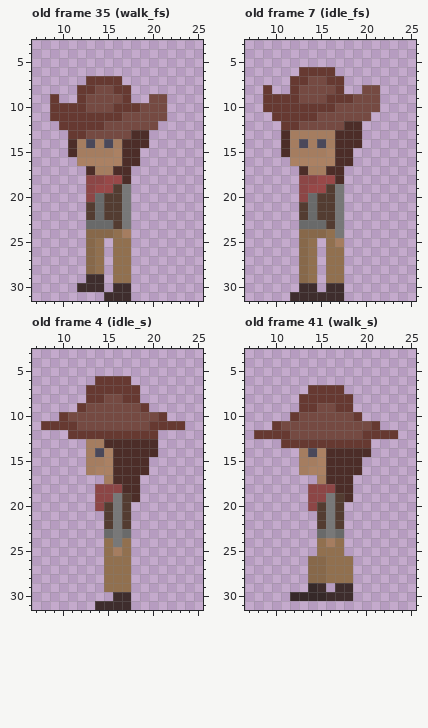
File history of a pixel-art file, COP4053/Assets/Art/Aesprites/cowboi_flipped.aseprite. The first picture shows the starting point.
32x32 pixels, 64 frames. Colours within 5 levels of each other are drawn and written as one. Shown: old frame 35 (walk_fs): x 7..25, y 3..31; old frame 7 (idle_fs): x 7..25, y 3..31; old frame 4 (idle_s): x 7..25, y 3..31; old frame 41 (walk_s): x 7..25, y 3..31. The commit also changed other frames, which this record leaves out.
After the commit:
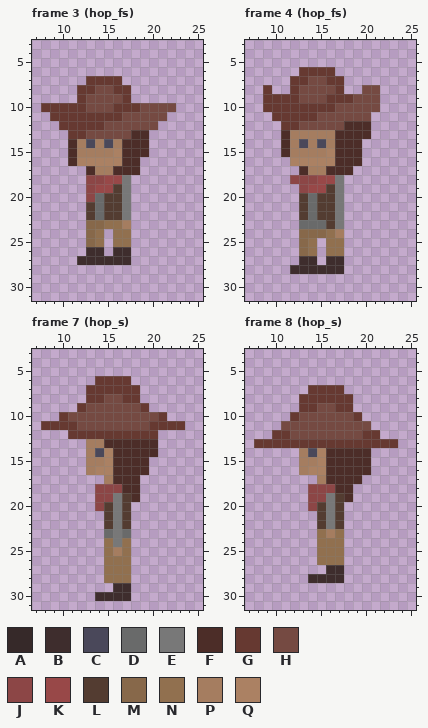
Palette (. is transparent): A #362929  B #3e2d2d  C #4a485a  D #696a6a  E #787878  F #4c2d28  G #663931  H #754a42  J #8c4646  K #984848  L #533c31  M #87684a  N #91704f  P #a57d60  Q #ab8163
A new or re-ordered frame is compared with the old frame closest to it.
The edit:
frames 64 -> 87
Frame 3 (hop_fs) is new; against old frame 35 (walk_fs), layers "Layer 2", "Layer 1":
y 9: x 9 G -> .; x 20..21 HH -> ..
y 10: x 8 . -> G; x 22 . -> H
y 15: x 19 . -> F
y 16: x 11 . -> F
y 17: x 18 . -> F
y 18: x 17 F -> E
y 23: x 13..17 DDDLE -> MMNNP
y 24: x 14..15 MM -> N.; x 17 P -> N
y 26: x 13..14 MN -> BB; x 16..17 NN -> BB
y 27: x 12..17 .MN.NN -> BBBBBB
y 28: x 13..14 MN -> ..; x 16..17 NN -> ..
y 29: x 13..14 BB -> ..; x 16..17 NN -> ..
y 30: x 12..14 BBB -> ...; x 16..17 BB -> ..
y 31: x 15..17 BBB -> ...
Frame 4 (hop_fs) is new; against old frame 7 (idle_fs), layer "Layer 1":
y 12..13: x 20 . -> F
y 15..16: x 19 . -> F
y 17: x 18 . -> F
y 18: x 12 . -> J; x 17 F -> E
y 20: x 13 J -> L
y 24: x 17 E -> P
y 25: x 17 P -> N
y 27: x 13..14 MN -> BB; x 16..17 NN -> BB
y 28: x 12..17 .MN.NN -> BBBBBB
y 29: x 13..14 MN -> ..; x 16..17 NN -> ..
y 30: x 13..14 BB -> ..; x 16..17 BB -> ..
y 31: x 12..17 BBBBBB -> ......
Frame 7 (hop_s) is new; against old frame 4 (idle_s), layer "Layer 1":
y 29: x 15..17 NNN -> .BB
y 30: x 14..15 .. -> BB
y 31: x 14..17 BBBB -> ....
Frame 8 (hop_s) is new; against old frame 41 (walk_s), layers "Layer 2", "Layer 1":
y 11: x 10 G -> .; x 21 G -> .
y 12: x 8..9 GG -> ..; x 22..23 GG -> ..
y 13: x 8..10 ... -> GGG; x 21..23 ... -> GGG
y 15..16: x 20 . -> F
y 17: x 19 . -> F
y 23: x 15..17 DED -> NPN
y 24: x 16 P -> N
y 26: x 14..15 MM -> .N; x 18 N -> .
y 27: x 14..18 MMNNN -> ..BB.
y 28: x 14..18 MMNNN -> BBBB.
y 29: x 14..15 AB -> ..; x 17..18 BB -> ..
y 30: x 12..18 AAAABBB -> .......
